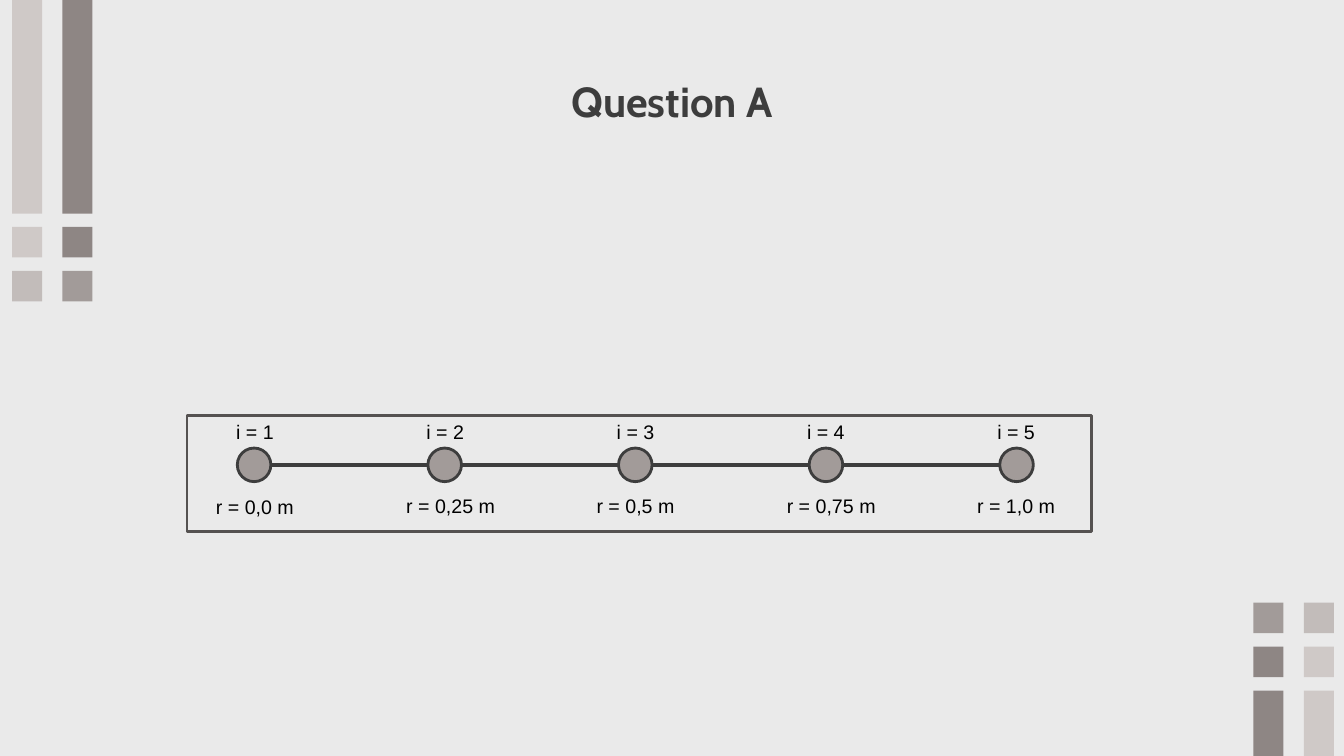
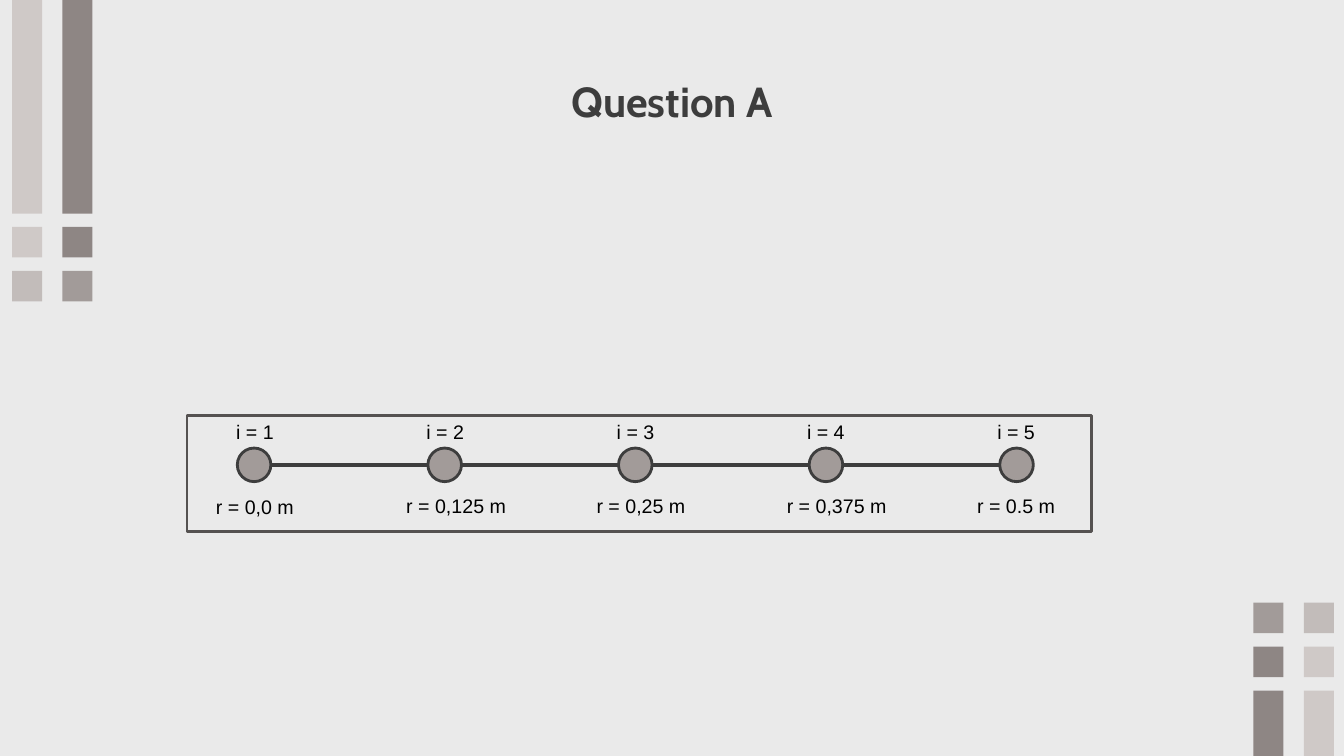
Before and after one commit to CameliaOuamara/Devoir1_Verification_de_code, a slide deck: slide 2 of doc/PPT_Devoir1.pptx. Drawn at 1344x756 pixels with LibreOffice and Linux fonts; fonts in the diff are those of the drawing; grey boxes stand for pictures. Boxes give left, top, right and bottom in pixels: in the first picture for what was removed or moved away, otherwise in the second. Text is boxed around its words. In the diff, an @@ line names an element or a change of style, - is before the commit and + after.

```diff
--- a/doc/PPT_Devoir1.pptx
+++ b/doc/PPT_Devoir1.pptx
@@ text at (406,499,506,516): text changed @@
-r = 0,25 m
+r = 0,125 m
@@ text at (597,499,685,516): text changed @@
-r = 0,5 m
+r = 0,25 m
@@ text at (787,499,886,516): text changed @@
-r = 0,75 m
+r = 0,375 m
@@ text at (977,499,1055,514): text changed @@
-r = 1,0 m
+r = 0.5 m
```
Also in this commit, not shown: 5 other slides changed, 1 slide removed, 2 other files.
